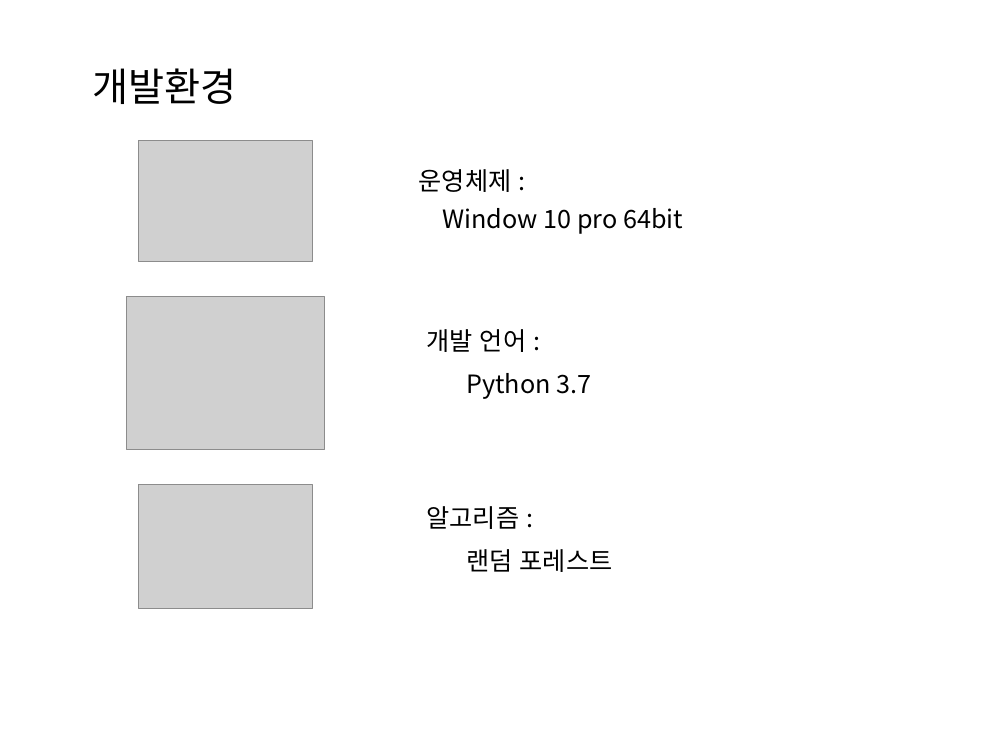
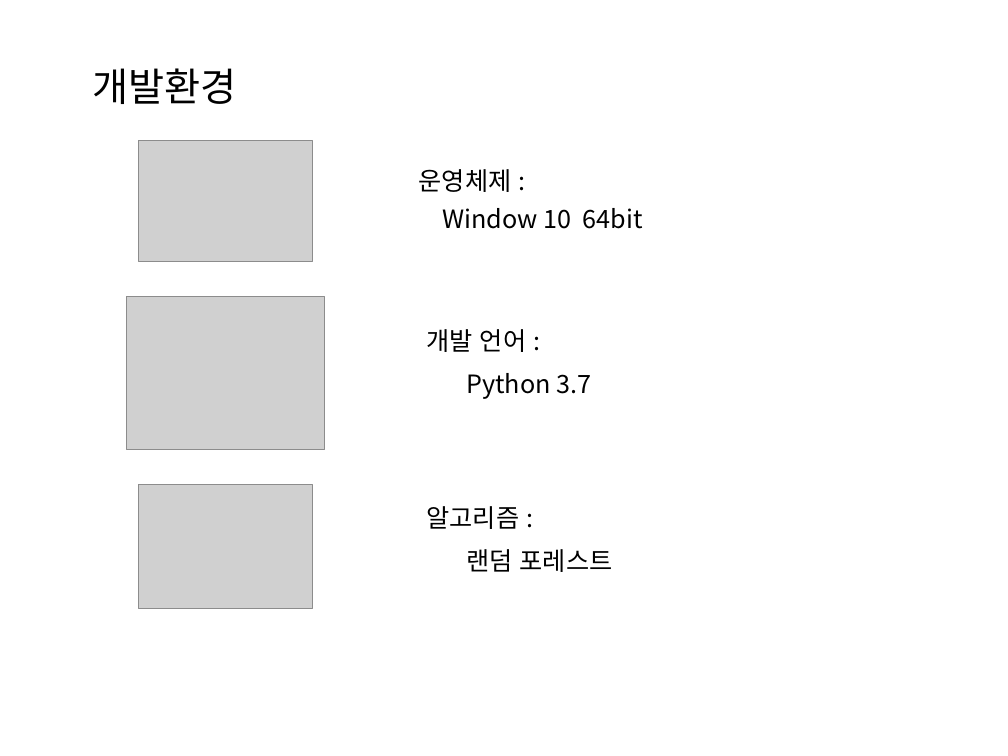
Before and after one commit to SeokJune/DERA, a slide deck: slide 2 of Doc/흐름도 초안(수정).pptx (slide 1 before the commit). Drawn at 1008x756 pixels with LibreOffice and Linux fonts; fonts in the diff are those of the drawing; grey boxes stand for pictures. Boxes give left, top, right and bottom in pixels: in the first picture for what was removed or moved away, otherwise in the second. Text is boxed around its words. In the diff, an @@ line names an element or a change of style, - is before the commit and + after.

```diff
--- a/Doc/흐름도 초안(수정).pptx
+++ b/Doc/흐름도 초안(수정).pptx
@@ text at (442,208,643,229): text changed @@
-Window 10 pro 64bit
+Window 10 64bit
```
Also in this commit, not shown: 1 other slide changed, 1 slide removed.
